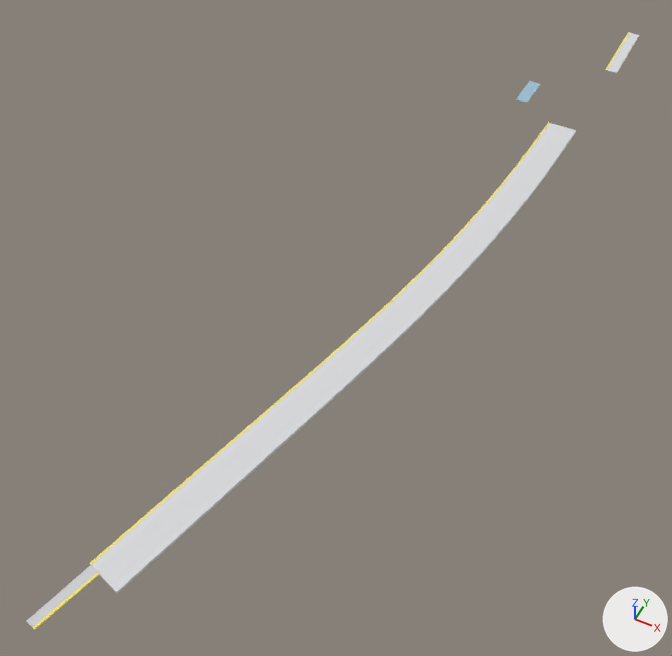
One commit to the glTF model bern-research/stations/models/8507084-moos.glb: the scene before it, then after it.
One viewpoint serves both versions: a camera (50 mm lens) standing at (43.6, -102.9, 118.3) and looking at (-7.0, -1.6, -8.2). Arrows for +X, +Y and +Z are at lower right; the lights stay in place. The older version comes first.

Before the edit, the objects in view are built like this:
```python
me_boarding_edge_0 = bpy.data.meshes.new('boarding_edge@0')
me_boarding_edge_0.from_pydata(...)  # 376 vertices, 740 faces; spans x -16.0..16.0, y -74.0..107.0, z 0.0
me_boarding_edge_0.materials.append(mat_boarding_edge)  # yellow #f7e76f
me_platform_body_0 = bpy.data.meshes.new('platform_body@0')
me_platform_body_0.from_pydata(...)  # 332 vertices, 656 faces; spans x -15.0..19.0, y -65.0..107.0, z 0.0
me_platform_body_0.materials.append(mat_platform_body)  # light grey #dadadd
ob_boarding_edge_0 = bpy.data.objects.new('boarding_edge@0', me_boarding_edge_0)
ob_boarding_edge_0.location = (0.0, 0.0, 0.0)
ob_platform_body_0 = bpy.data.objects.new('platform_body@0', me_platform_body_0)
ob_platform_body_0.location = (0.0, 0.0, 0.0)
```
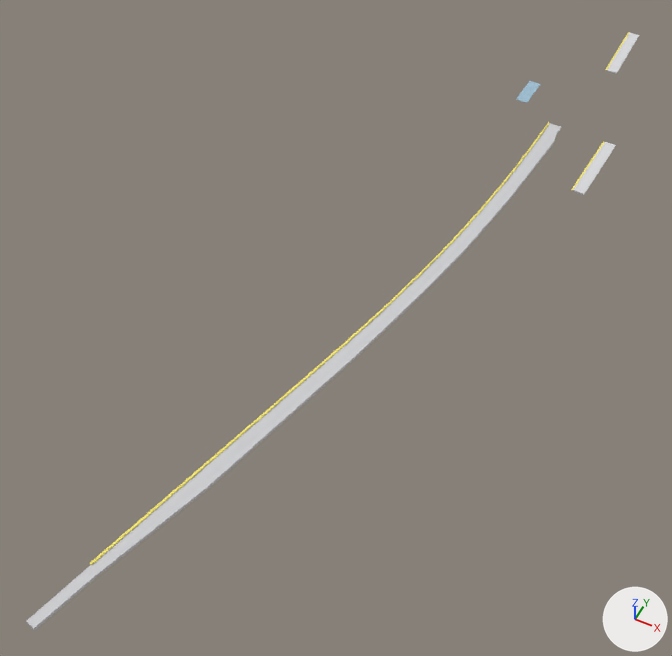
What changed in the scene script:
```text
Change me_boarding_edge_0:
    used by ob_boarding_edge_0; location = (0.0, 0.0, 0.0)
    remove me_boarding_edge_0.from_pydata(...)  # 376 vertices, 740 faces; spans x -16.0..16.0, y -74.0..107.0, z 0.0
    add me_boarding_edge_0.from_pydata(...)  # 340 vertices, 668 faces; spans x -15.0..23.0, y -63.0..107.0, z 0.0
    me_boarding_edge_0 part 1: the loose piece of 8 vertices spanning x 16.0, y 89.0..107.0, z 0.0 is copied, and the copy is moved by (6.0, -44.0, 0.0); it spans x 21.0..23.0, y 45.0..63.0, z 0.0
    me_boarding_edge_0 part 2: the loose piece of 44 vertices spanning x -16.0..14.0, y -74.0..64.0, z 0.0 is deleted
Change me_platform_body_0:
    used by ob_platform_body_0; location = (0.0, 0.0, 0.0)
    remove me_platform_body_0.from_pydata(...)  # 332 vertices, 656 faces; spans x -15.0..19.0, y -65.0..107.0, z 0.0
    add me_platform_body_0.from_pydata(...)  # 16 vertices, 24 faces; spans x 16.0..25.0, y 45.0..107.0, z 0.0
    me_platform_body_0 part 3: the loose piece of 8 vertices spanning x 16.0..19.0, y 89.0..107.0, z 0.0 is copied, and the copy is moved by (6.0, -44.0, 0.0); it spans x 21.0..25.0, y 45.0..63.0, z 0.0
    me_platform_body_0 part 4: the loose piece of 324 vertices spanning x -15.0..16.0, y -65.0..64.0, z 0.0 is deleted
```

Changed parts and their boxes (x1, y1, x2, y2) in the pictures (672 x 656 px):
'platform_body@0', reshaped (88% narrower, 71% shorter)
    before: (91, 33, 639, 594)
    after: (573, 33, 639, 195)
'boarding_edge@0', reshaped (10% narrower, 11% shorter)
    before: (33, 32, 630, 630)
    after: (90, 32, 630, 565)
part 1 of me_boarding_edge_0, added
    after: (571, 141, 605, 191)
part 2 of me_boarding_edge_0, deleted
    before: (33, 573, 99, 630)
part 3 of me_platform_body_0, added
    after: (573, 142, 616, 195)
part 4 of me_platform_body_0, deleted
    before: (91, 123, 576, 594)
'platform_surface@0', unchanged, uncovered by the edit
    before: (27, 565, 98, 628)
    after: (27, 123, 561, 630)
